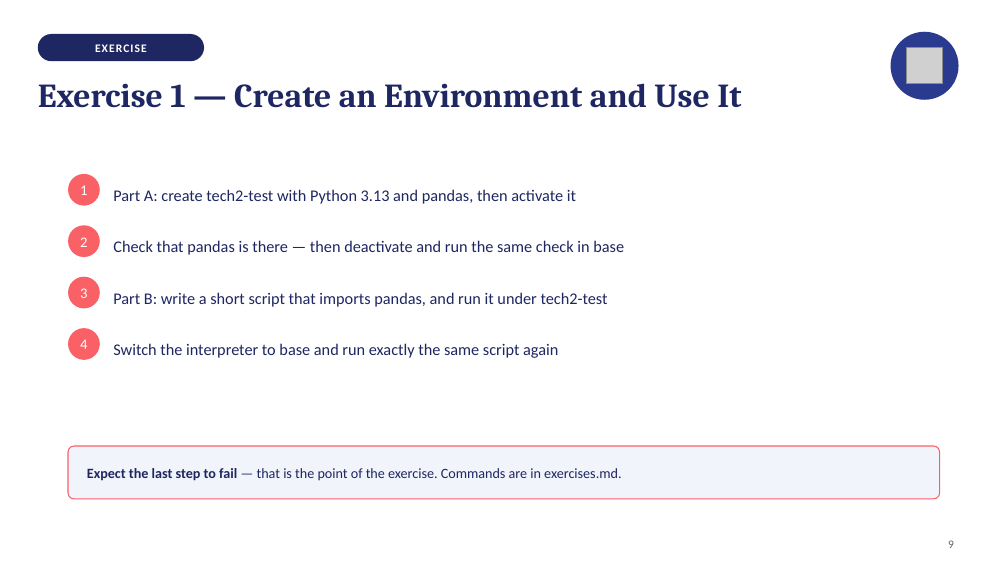
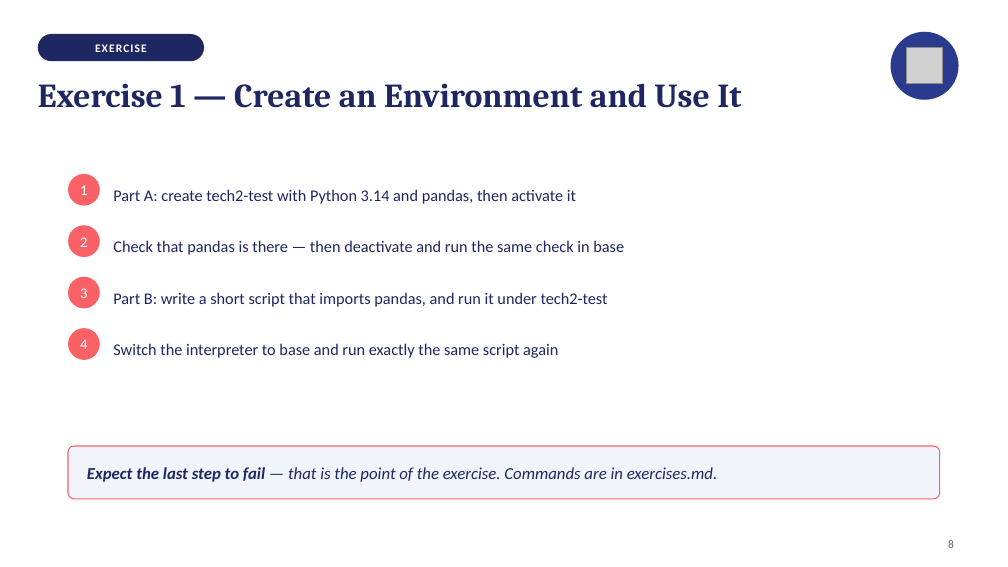
Before and after one commit to isabelhovdahl/TECH2, a slide deck: slide 8 of workshops/week06/conda_slides.pptx. Drawn at 1008x567 pixels with LibreOffice and Linux fonts; fonts in the diff are those of the drawing; grey boxes stand for pictures. Boxes give left, top, right and bottom in pixels: in the first picture for what was removed or moved away, otherwise in the second. Text is boxed around its words. In the diff, an @@ line names an element or a change of style, - is before the commit and + after.

```diff
--- a/workshops/week06/conda_slides.pptx
+++ b/workshops/week06/conda_slides.pptx
@@ text at (113,189,576,204): text changed @@
-Part A: create tech2-test with Python 3.13 and pandas, then activate it
+Part A: create tech2-test with Python 3.14 and pandas, then activate it
@@ text "Expect the last step to ..." at (87,467,717,482): size 13.5 to 16 pt, italic on @@
```
Also in this commit, not shown: 13 other slides changed, 4 other files.
